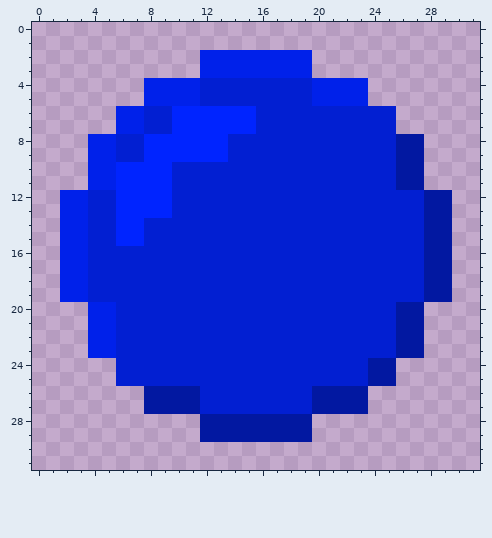
Pixel-art sprite, stored at resources/enemy_img.png. The first picture shows the starting point.
The file is 32x32 pixels. Colours within 5 levels of each other are drawn and written as one.
And afterwards:
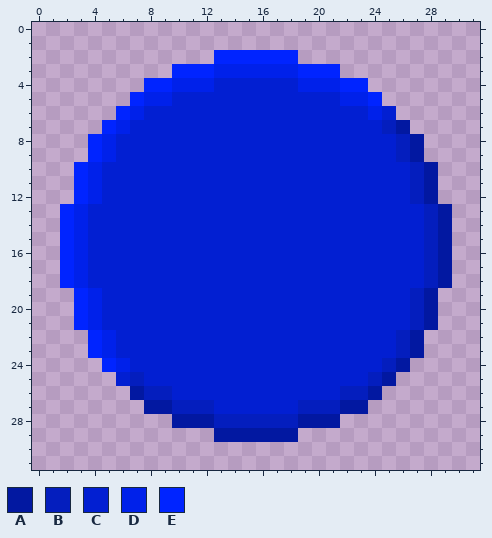
Palette (. is transparent): A #0218a1  B #041ebe  C #021fd2  D #0021ea  E #0024ff
The exact change:
y 2: x 12..19 DDDDDDDD -> .EEEEEE.
y 3: x 10..12 ..D -> EEE; x 19..21 D.. -> EEE
y 4: x 8..9 DD -> EE; x 12 C -> D; x 19 C -> D; x 22..23 DD -> EE
y 5: x 7 . -> E; x 10..11 DD -> CC; x 20..21 DD -> CC; x 24 . -> E
y 6: x 6 D -> E; x 10..15 EEEEEE -> CCCCCC; x 24 C -> D
y 7: x 5 . -> E; x 7 D -> C; x 10..15 EEEEEE -> CCCCCC; x 25..26 C. -> BA
y 8..9: x 4 D -> E; x 8..13 EEEEEE -> CCCCCC; x 26 A -> B
y 10..11: x 3 . -> E; x 5..9 DEEEE -> CCCCC; x 26..28 AA. -> CBA
y 12: x 2..4 DDC -> .ED; x 6..9 EEEE -> CCCC; x 27 C -> B; x 29 A -> .
y 13: x 2 D -> E; x 6..9 EEEE -> CCCC; x 28 A -> B
y 14..15: x 2 D -> E; x 6..7 EE -> CC; x 28 A -> B
y 16..18: x 2 D -> E; x 28 A -> B
y 19: x 2..4 DDC -> .ED; x 27 C -> B; x 29 A -> .
y 20..21: x 3 . -> E; x 5 D -> C; x 26..28 AA. -> CBA
y 22..23: x 4 D -> E; x 26 A -> B
y 24: x 5..6 .C -> ED; x 24..26 AA. -> CBA
y 25: x 7 C -> B; x 24 A -> B
y 26: x 7..11 .AAAA -> ABBCC; x 20..24 AAAA. -> CCBBA
y 27: x 10..12 AAC -> BBB; x 19..21 CAA -> BBB
y 28: x 10..11 .. -> AA; x 13..18 AAAAAA -> BBBBBB; x 20..21 .. -> AA
y 29: x 12 A -> .; x 19 A -> .
